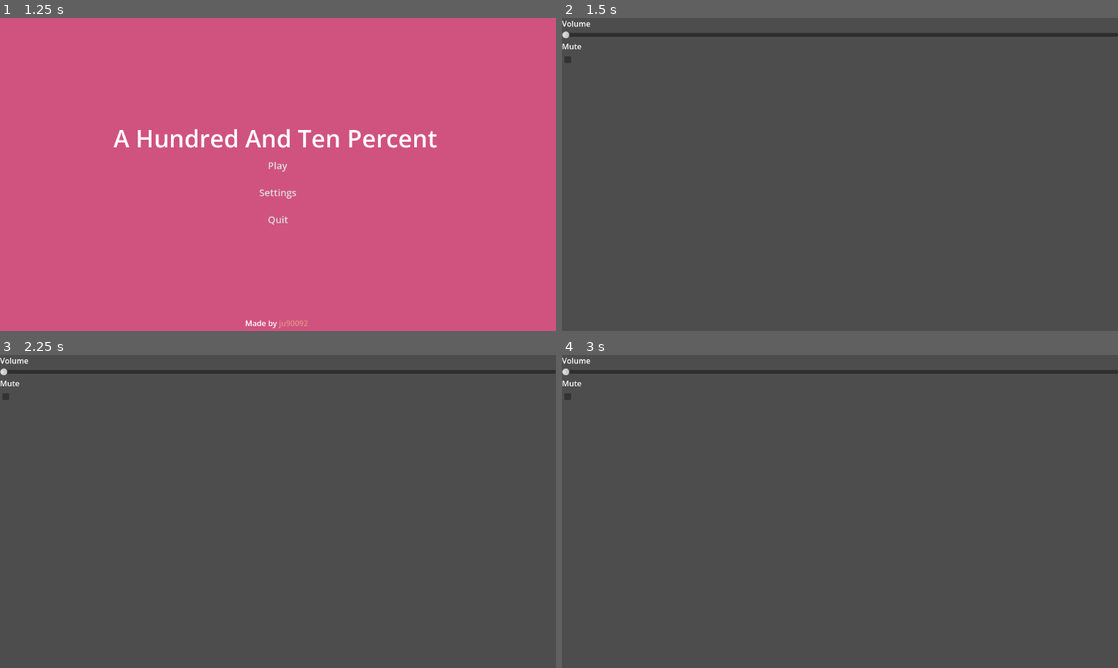
Above: before the commit, frames 1-4 (two rows, left to right).
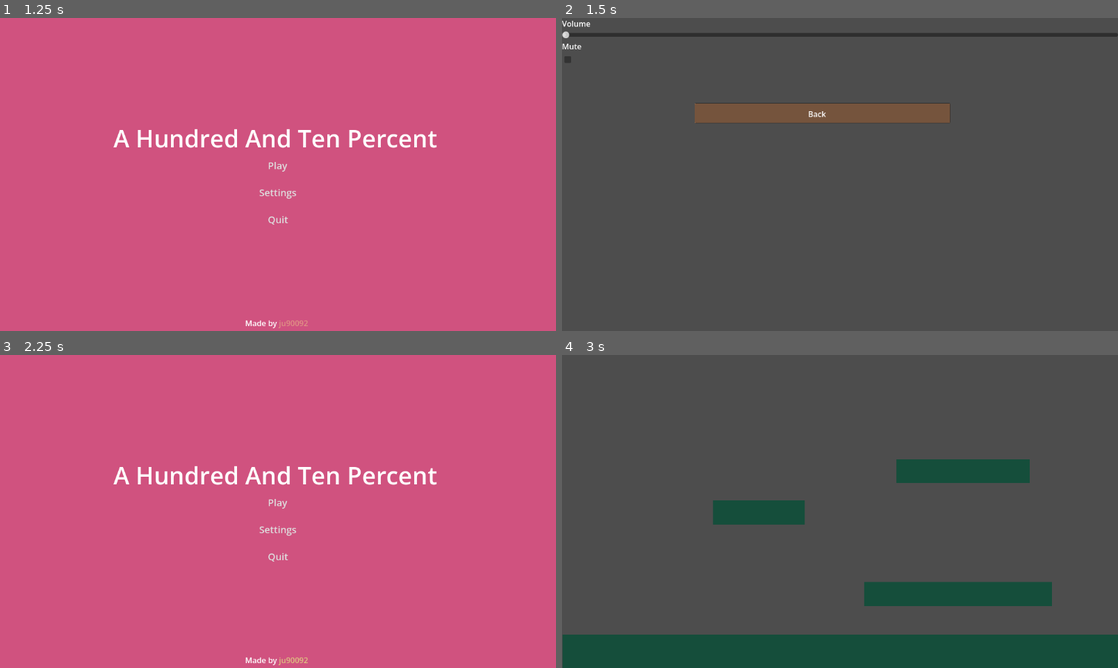
Above: after the commit, the same moments.

Repository: ju90092/WarioWareGame
Game: Godot game, scene res://title_screen.tscn
Two runs of this game, one before a commit and one after it. Both use one fixed random seed, a clock stepped at 60 frames per second and the inputs below.
Inputs (mouse positions are in pixels of both pictures, inside the frame that each line leads up to):
- Up to frame 1 (1.25 s): click "ju90092" at 0.5 s
- Up to frame 2 (1.5 s): click "Settings" at 1.25 s
- Up to frame 3 (2.25 s): click (261, 448) at 2.02 s
- Up to frame 4 (3 s): click (840, 502) at 2.75 s, where only the run after the commit has a clickable "Play"

Frame 1 is identical in both runs. In frame 2, 2.9% of the frame differs, in the area x 23-70%, y 27-34%; in frame 3, 100%, in the area x 0-100%, y 0-100%; in frame 4, 18%.
Error after the commit: Attempt to call function 'overlaps_area' in base 'null instance' on a null instance. (res://garlic.gd:11)

Commit message:
Add files via upload

Diff:
--- a/controls.gd
+++ b/controls.gd
@@ -1,13 +1,15 @@
 extends Button
 
-@export var scene_path: String
-func on_back_button_pressed() -> void:
-	var _change_scene: Error = get_tree().change_scene_to_file(scene_path)
+@export_file("*.tscn") var scene_path: String = "res://title_screen.tscn"
 
+func _pressed() -> void:
+	if scene_path != "":
+		get_tree().change_scene_to_file(scene_path)
+	else:
+		push_warning("Backbutton: Nenhuma cena configurada em 'scene_path' no Inspector!")
 
-func on_mouse_exited() -> void:
-	modulate.a =1.0
+func _mouse_enter() -> void:
+	modulate.a = 0.5
 
-
-func on_mouse_entered() -> void:
-	modulate.a = 0.5
+func _mouse_exit() -> void:
+	modulate.a = 1.0
--- a/controls.tscn
+++ b/controls.tscn
@@ -1,6 +1,4 @@
 [gd_scene format=3 uid="uid://bretxvb4ql3vo"]
-
-[ext_resource type="Script" uid="uid://cj807r8h63r5p" path="res://controls.gd" id="1_gpdjo"]
 
 [node name="Botão de voltar" type="Control" unique_id=1912140254]
 layout_mode = 3
@@ -9,7 +7,6 @@
 anchor_bottom = 1.0
 grow_horizontal = 2
 grow_vertical = 2
-script = ExtResource("1_gpdjo")
 
 [node name="ColorRect" type="ColorRect" parent="." unique_id=2112733079]
 layout_mode = 0
--- a/settings.tscn
+++ b/settings.tscn
@@ -1,6 +1,7 @@
 [gd_scene format=3 uid="uid://dlhxxrasbabt8"]
 
 [ext_resource type="Script" uid="uid://bnia8ckjqibtv" path="res://settings.gd" id="1_x2hje"]
+[ext_resource type="Script" uid="uid://cj807r8h63r5p" path="res://controls.gd" id="2_nkug2"]
 
 [node name="Settings" type="Control" unique_id=2142700252]
 layout_mode = 3
@@ -38,5 +39,34 @@
 
 [node name="AudioStreamPlayer" type="AudioStreamPlayer" parent="." unique_id=456942074]
 
+[node name="Control" type="Control" parent="." unique_id=368159540]
+anchors_preset = 0
+offset_right = 40.0
+offset_bottom = 40.0
+
+[node name="ColorRect" type="ColorRect" parent="Control" unique_id=1390578444]
+layout_mode = 0
+offset_left = 275.0
+offset_top = 177.0
+offset_right = 804.0
+offset_bottom = 217.0
+color = Color(1, 0.67058825, 0.4509804, 1)
+
+[node name="Button" type="Button" parent="Control" unique_id=1696176465]
+layout_mode = 0
+offset_left = 275.0
+offset_top = 176.0
+offset_right = 805.0
+offset_bottom = 218.0
+script = ExtResource("2_nkug2")
+
+[node name="Label" type="Label" parent="Control" unique_id=336256080]
+layout_mode = 0
+offset_left = 510.0
+offset_top = 187.0
+offset_right = 547.0
+offset_bottom = 210.0
+text = "Back"
+
 [connection signal="value_changed" from="MarginContainer/VBoxContainer/Volume" to="." method="_on_volume_value_changed"]
 [connection signal="toggled" from="MarginContainer/VBoxContainer/Mute" to="." method="_on_mute_toggled"]
